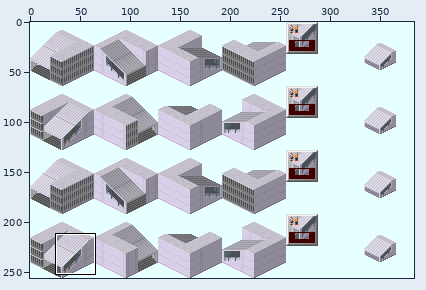
One commit to this sprite sheet: Cublic/With_EV/Station_With_Stair_EV.png. The picture above shows the old version from afar; the outline marks the close-up.
Close-up. The starting point:
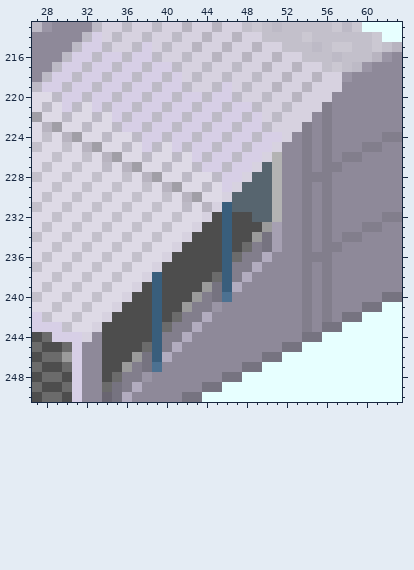
The file is 384x256 pixels. Colours within 5 levels of each other are drawn and written as one. Shown: x 27..63, y 213..250. The commit also changed other parts of the picture, which this record leaves out.
The same view after the edit:
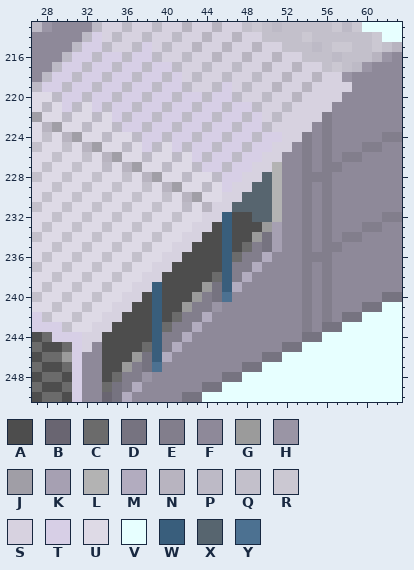
Palette (. is transparent): A #4d4d4d  B #696571  C #6b6b6b  D #767380  E #827e8c  F #8e8999  G #9b9b9b  H #9a95a5  J #a09ea6  K #a6a0b2  L #b3b3b3  M #b2acbf  N #b8b4c0  P #bdbac6  Q #c3c0cb  R #cbc8d2  S #d7d2e0  T #d7cfe6  U #dedae6  V #e7ffff  W #395e7c  X #57656f  Y #4c7191
From old to new:
@@ x 27..63 @@
 218 FPTTPTTPTTPTTPTSPSSPSSPSSNSSNSSHFFFFF
-219 PTTPTTPTTPTTPTTPSSPTSPSSNSSNSSSFFFFFF
-220 UUPTTPTTPTTPTTPTTPTTPSSPSSNSSSFFFFFFF
-221 UPUTPUTPTTPTTPTTPTTPTTPSSPSSSEFFFFFFF
-222 JUUPUUPUTPTTPTTPTTPTTPTSPSSSFEFFFFFFF
-223 UNJUUPUUPTTPTTPTTPTTPTTPSSSEFEFFFFFFF
-224 UQUNJUUPUUPTTPTTPTTPTTPTTSFEFEFFFFFEE
-225 QUUQUNJUUPUTPUTPTTPTTPTTSFFEFEFFFEEFF
-226 UUQUUQUNJUUPUUPUTPTTPTTSLFFEFEFEEFFFF
-227 UQUUQUUPUNJUUPUUPTTPTTSXLFFEFEEFFFFFF
-228 QUUQUUQUUQUNJUUPUUPTTSXXLFFEEEFFFFFFF
-229 UUQUUQUUQUUQUNJUUPUTSXXXLFFEFEFFFFFFF
-230 UQUUQUUQUUQUUQUNJUUSXXXXLFFEFEFFFFFFF
-231 QUUQUUQUUQUUQUUPUNSWXXXXLFFEFEFFFFFFF
-232 UUQUUQUUQUUQUUQUUSAWAAXXLFFEFEFFFFFEE
-233 UQUUQUUQUUQUUQUUSAAWAAAGKFFEFEFFFEEFF
-234 QUUQUUQUUQUUQUUSAAAWAAGDKFFEFEFEEFFFF
-235 UUQUUQUUQUUQUUSAAAAWACEDKFFEFEEFFFFFF
-236 UQUUQUUQUUQUUSAAAAAWCEEMFFFEEEFFFFFFF
-237 QUUQUUQUUQUUSAAAAAAWEEMFFFFEFEFFFFFFF
-238 UUQUUQUUQUUSWAAAAACWEMFFFFFEFEFFFFFFF
-239 UQUUQUUQUUSAWAAAAGDWMFFFFFFEFEFFFFFFF
-240 QUUQUUQUUSAAWAAAGEDYFFFFFFFEFEFFFFFDD
-241 UUQUUQUUSAAAWAAGEEHFFFFFFFFEFEFFFDDVV
-242 TQUUQUUSAAAAWACEEMFFFFFFFFFEFEFDDVVVV
-243 TTTQUUSAAAAAWCEEMFFFFFFFFFFEFDDVVVVVV
-244 ACTTTSFAAAAAWEEMFFFFFFFFFFFDDVVVVVVVV
-245 CAACTFFAAAACWEMFFFFFFFFFFDDVVVVVVVVVV
+219 PTTPTTPTTPTTPTTPSSPTSPSSNSSNSSSSFFFFF
+220 UUPTTPTTPTTPTTPTTPTTPSSPSSNSSSSFFFFFF
+221 UPUTPUTPTTPTTPTTPTTPTTPSSPSSSSFFFFFFF
+222 JUUPUUPUTPTTPTTPTTPTTPTSPSSSSEFFFFFFF
+223 UNJUUPUUPTTPTTPTTPTTPTTPSSSSFEFFFFFFF
+224 UQUNJUUPUUPTTPTTPTTPTTPTTSSEFEFFFFFEE
+225 QUUQUNJUUPUTPUTPTTPTTPTTSSFEFEFFFEEFF
+226 UUQUUQUNJUUPUUPUTPTTPTTSSFFEFEFEEFFFF
+227 UQUUQUUPUNJUUPUUPTTPTTSSLFFEFEEFFFFFF
+228 QUUQUUQUUQUNJUUPUUPTTSSXLFFEEEFFFFFFF
+229 UUQUUQUUQUUQUNJUUPUTSSXXLFFEFEFFFFFFF
+230 UQUUQUUQUUQUUQUNJUUSSXXXLFFEFEFFFFFFF
+231 QUUQUUQUUQUUQUUPUNSSXXXXLFFEFEFFFFFFF
+232 UUQUUQUUQUUQUUQUUSSWAAXXLFFEFEFFFFFEE
+233 UQUUQUUQUUQUUQUUSSAWAAAGKFFEFEFFFEEFF
+234 QUUQUUQUUQUUQUUSSAAWAAGDKFFEFEFEEFFFF
+235 UUQUUQUUQUUQUUSSAAAWACEDKFFEFEEFFFFFF
+236 UQUUQUUQUUQUUSSAAAAWCEEMFFFEEEFFFFFFF
+237 QUUQUUQUUQUUSSAAAAAWEEMFFFFEFEFFFFFFF
+238 UUQUUQUUQUUSSAAAAACWEMFFFFFEFEFFFFFFF
+239 UQUUQUUQUUSSWAAAAGDWMFFFFFFEFEFFFFFFF
+240 QUUQUUQUUSSAWAAAGEDYFFFFFFFEFEFFFFFDD
+241 UUQUUQUUSSAAWAAGEEHFFFFFFFFEFEFFFDDVV
+242 TQUUQUUSSAAAWACEEMFFFFFFFFFEFEFDDVVVV
+243 TTTQUUSSAAAAWCEEMFFFFFFFFFFEFDDVVVVVV
+244 ACTTTSSAAAAAWEEMFFFFFFFFFFFDDVVVVVVVV
+245 CAACTSFAAAACWEMFFFFFFFFFFDDVVVVVVVVVV
 246 ACCGTFFAAAGDWMFFFFFFFFFDDVVVVVVVVVVVV
Changed places in both close-ups, as pixel boxes (x1, y1, x2, y2):
changed: (82, 82, 352, 352)
